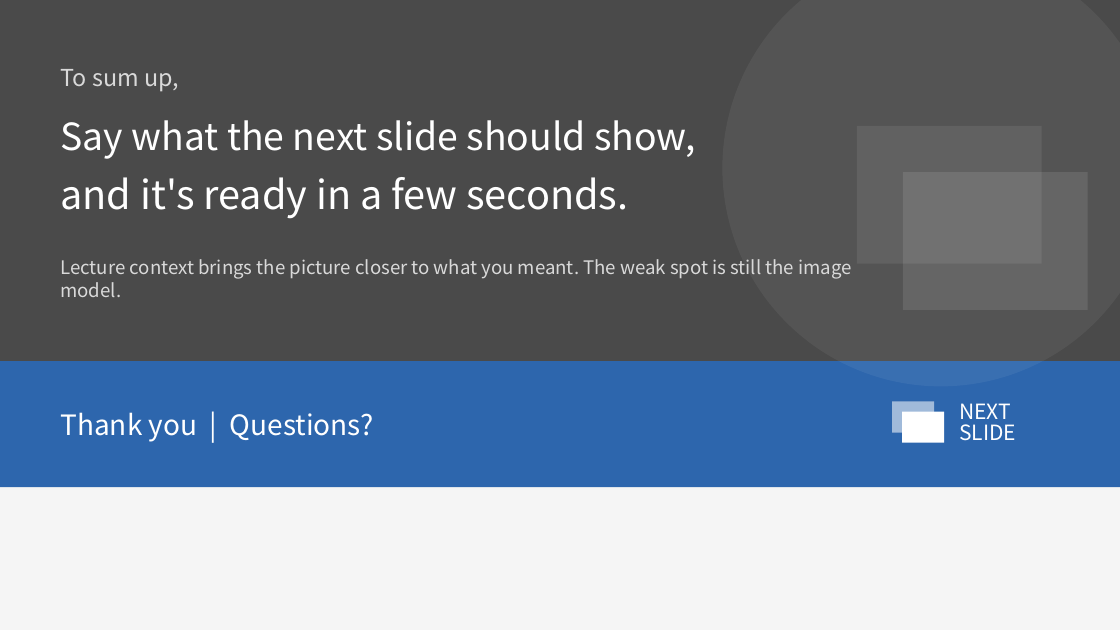
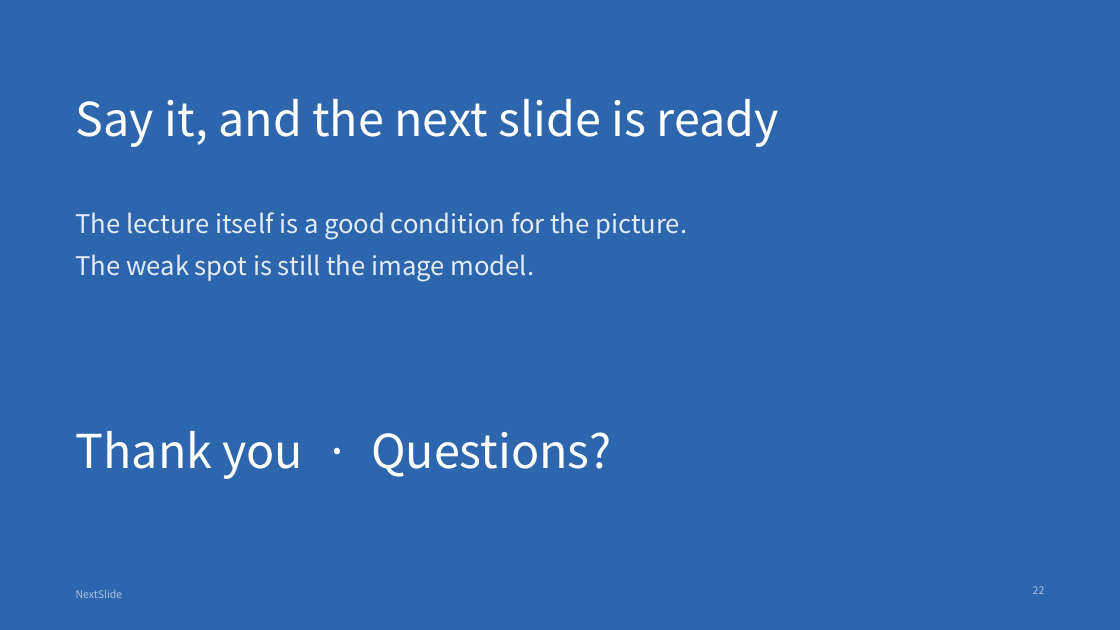
Before and after one commit to nunu0404/GenAI-proj-2026, a slide deck: slide 22 of docs/presentation/NextSlide_final.pptx (slide 13 before the commit). Drawn at 1120x630 pixels with LibreOffice and Linux fonts; fonts in the diff are those of the drawing. Boxes give left, top, right and bottom in pixels: in the first picture for what was removed or moved away, otherwise in the second. Text is boxed around its words. In the diff, an @@ line names an element or a change of style, - is before the commit and + after.

```diff
--- a/docs/presentation/NextSlide_final.pptx
+++ b/docs/presentation/NextSlide_final.pptx
@@ background #F5F5F5 to #2D66AD @@
@@ rectangle removed at box(0, 0, 1120, 361) @@
@@ ellipse removed at box(723, 0, 1120, 386) @@
@@ text removed at box(60, 69, 179, 92) @@
-To sum up,
@@ title added at box(76, 99, 778, 147), 40 pt, text #FFFFFF @@
+Say it, and the next slide is ready
@@ text removed at box(60, 120, 695, 159) @@
-Say what the next slide should show,
@@ rectangle removed at box(857, 126, 1042, 264) @@
@@ text removed at box(60, 177, 628, 219) @@
-and it's ready in a few seconds.
@@ rectangle removed at box(903, 172, 1088, 310) @@
@@ text at box(76, 212, 687, 282): text changed; size 16 to 22 pt; text colour #D9D9D9 to #E4ECF7 @@
-Lecture context brings the picture closer to what you meant. The weak spot is still the image model.
+The lecture itself is a good condition for the picture.
+The weak spot is still the image model.
@@ rectangle removed at box(0, 361, 1120, 487) @@
@@ rectangle removed at box(892, 402, 934, 433) @@
@@ rectangle removed at box(902, 412, 944, 443) @@
@@ text removed at box(959, 403, 1016, 441) @@
-NEXT
-SLIDE
@@ text at box(76, 431, 611, 479): text changed; size 24 to 40 pt @@
-Thank you | Questions?
+Thank you · Questions?
@@ text added at box(76, 589, 123, 598), 9 pt, text #A9C1E3 @@
+NextSlide
@@ page number added at box(1033, 586, 1045, 594), 9 pt, text #A9C1E3 @@
+22
```
Also in this commit, not shown: 10 other slides changed, 14 slides added, 5 slides removed, 32 other files.
